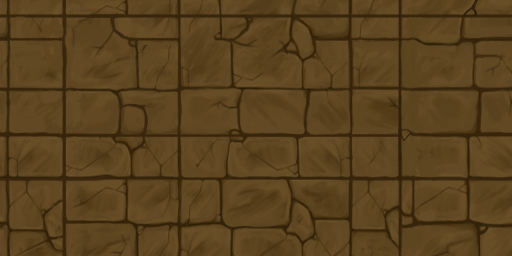
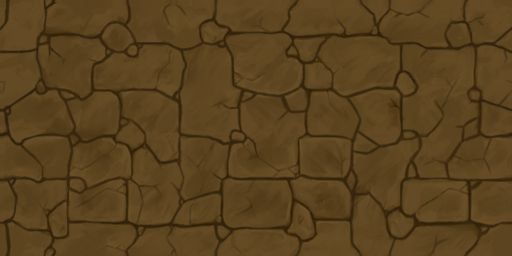
Revision of a layered (512, 256) image; what changed, layer by layer:
removed layer "Capa 1" over [0, 0, 512, 256]
added layer "Capa 8" above "Fondo" over [0, 0, 512, 256]
